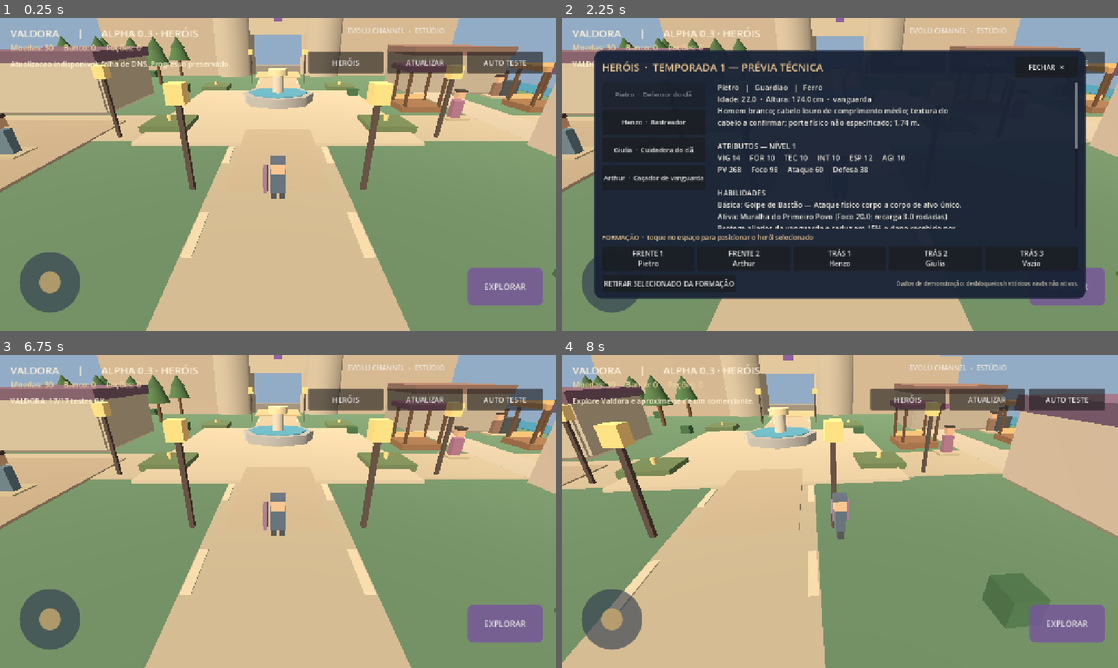
Above: before the commit, frames 1-4 (two rows, left to right).
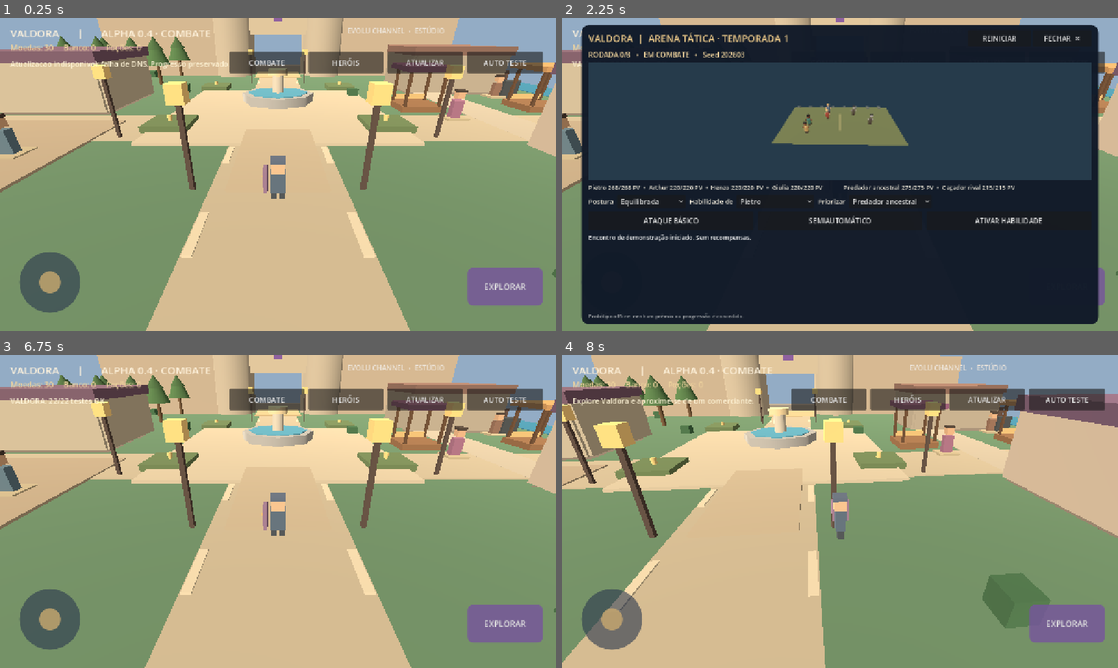
Above: after the commit, the same moments.

Repository: evoluagency/channel
Game: Godot game, scene res://scenes/Main.tscn
Two runs of this game, one before a commit and one after it. Both use one fixed random seed, a clock stepped at 60 frames per second and the inputs below.
Inputs (mouse positions are in pixels of both pictures, inside the frame that each line leads up to):
- Up to frame 1 (0.25 s): no input
- Up to frame 2 (2.25 s): click "AUTO TESTE" at 0.5 s; click "HERÓIS" at 1.25 s; click (828, 61) at 2 s, where only the run after the commit has a clickable "COMBATE"
- Up to frame 3 (6.75 s): click (439, 373) at 2.75 s, where only the run after the commit has a clickable "REINICIAR"; click (439, 373) at 3.5 s, where only the run after the commit has a clickable "REINICIAR"; click (439, 373) at 4.25 s, where only the run after the commit has a clickable "REINICIAR"; click "EXPLORAR" at 5 s; click "ATUALIZAR" at 5.75 s; click "FECHAR ✕" at 6.5 s
- Up to frame 4 (8 s): tap Enter at 7.25 s; move the mouse to (962, 495) at 7.27 s; hold D (channel_right) from 7.28 s (still down); tap E (channel_interact) at 7.35 s; click (962, 495) at 7.42 s

The runs differ from the first frame. In frame 1, 1.0% of the frame differs, in the area x 26-55%, y 2-18%; in frame 2, 36%, in the area x 3-97%, y 2-98%; in frame 3, 1.1%; in frame 4, 1.1%.

Commit message:
feat(valdora): connect arena to main game with 22 diagnostics and safe modal controls

Diff:
--- a/game/scripts/main.gd
+++ b/game/scripts/main.gd
@@ -10,6 +10,8 @@
 const INPUT_ACTIONS := preload("res://scripts/core/input_actions.gd")
 const HERO_SYSTEM := preload("res://scripts/heroes/hero_system.gd")
 const HERO_PANEL := preload("res://scripts/ui/hero_panel.gd")
+const COMBAT_ENGINE := preload("res://scripts/combat/pve_engine.gd")
+const COMBAT_ARENA := preload("res://scripts/combat/arena_panel.gd")
 # Habilitado explicitamente apenas na Alpha; desativar antes de publicar uma versao final.
 const ALPHA_DIAGNOSTICS_ENABLED := true
 const INITIAL_GOLD := 30
@@ -39,6 +41,7 @@
 var hero_catalog: Dictionary = {}
 var hero_state: Dictionary = {}
 var hero_panel: Control
+var combat_panel: Control
 
 func _ready() -> void:
     _setup_input()
@@ -343,7 +346,12 @@
     if Input.is_action_just_pressed("channel_interact"):
         _interact()
     if Input.is_key_pressed(KEY_ESCAPE) and game_paused_for_dialogue:
-        _close_dialogue()
+        if combat_panel != null and combat_panel.visible:
+            _close_combat()
+        elif hero_panel != null and hero_panel.visible:
+            _close_heroes()
+        else:
+            _close_dialogue()
 
 func _make_panel(color_hex: String, radius: int = 14) -> StyleBoxFlat:
     var style := StyleBoxFlat.new()
@@ -366,7 +374,7 @@
 
     var brand := Label.new()
     brand.name = "Marca"
-    brand.text = "VALDORA       |       ALPHA 0.3 · HERÓIS"
+    brand.text = "VALDORA       |       ALPHA 0.4 · COMBATE"
     brand.position = Vector2(24, 18)
     brand.add_theme_font_size_override("font_size", 24)
     brand.add_theme_color_override("font_color", Color("#fff3dd"))
@@ -467,7 +475,46 @@
     layer.add_child(hero_panel)
     hero_panel.visible = false
 
+    var combat_button := Button.new()
+    combat_button.name = "Abrir combate"
+    combat_button.text = "COMBATE"
+    combat_button.position = Vector2(viewport_size.x - 752, 78)
+    combat_button.size = Vector2(173, 49)
+    combat_button.add_theme_font_size_override("font_size", 17)
+    combat_button.pressed.connect(_open_combat)
+    layer.add_child(combat_button)
+
+    combat_panel = COMBAT_ARENA.new()
+    combat_panel.name = "Arena CP003"
+    combat_panel.configure(hero_catalog, hero_state)
+    combat_panel.close_requested.connect(_close_combat)
+    layer.add_child(combat_panel)
+    combat_panel.visible = false
+
+func _open_combat() -> void:
+    if combat_panel == null or hero_catalog.is_empty():
+        _notify("Arena de combate indisponível.")
+        return
+    if hero_panel != null and hero_panel.visible:
+        _close_heroes()
+    if dialogue_layer.visible:
+        _close_dialogue()
+    combat_panel.configure(hero_catalog, hero_state)
+    combat_panel.visible = true
+    game_paused_for_dialogue = true
+    joystick_touch_id = -1
+    mobile_axis = Vector2.ZERO
+
+func _close_combat() -> void:
+    if combat_panel != null:
+        combat_panel.visible = false
+    game_paused_for_dialogue = false
+    joystick_touch_id = -1
+    mobile_axis = Vector2.ZERO
+
 func _open_heroes() -> void:
+    if combat_panel != null and combat_panel.visible:
+        _close_combat()
     if hero_panel == null or hero_catalog.is_empty():
         _notify("Catálogo de heróis indisponível.")
         return
@@ -526,6 +573,15 @@
     results["cp002_painel"] = hero_panel != null and is_instance_valid(hero_panel)
     var pietro: Dictionary = HERO_SYSTEM.hero_by_id(hero_catalog, "hero_pietro_001")
     results["cp002_atributos"] = HERO_SYSTEM.derived_stats(pietro).get("HP", 0) == 268
+    # CP003-C: checagens isoladas, sem modificar dados econômicos ou saves.
+    results["cp003_motor"] = COMBAT_ENGINE.RULE_VERSION == 1
+    var battle: Dictionary = COMBAT_ENGINE.begin_battle(hero_catalog, HERO_SYSTEM.default_roster(), COMBAT_ARENA.default_enemies(), 31415)
+    results["cp003_inicio"] = bool(battle.get("ok", false)) and int(battle.get("round", -1)) == 0
+    var round_a: Dictionary = COMBAT_ENGINE.advance_round(battle)
+    var round_b: Dictionary = COMBAT_ENGINE.advance_round(battle)
+    results["cp003_rodada"] = bool(round_a.get("ok", false)) and int(round_a.get("round", -1)) == 1
+    results["cp003_repetibilidade"] = JSON.stringify(round_a) == JSON.stringify(round_b)
+    results["cp003_arena"] = combat_panel != null and is_instance_valid(combat_panel) and combat_panel.has_method("take_turn")
     var passed := 0
     for check in results.keys():
         if results[check]:
@@ -538,6 +594,8 @@
     print("[CHANNEL_DIAGNOSTIC] ", JSON.stringify({"success": success, "summary": summary, "checks": results}))
 
 func _input(event: InputEvent) -> void:
+    if combat_panel != null and combat_panel.visible:
+        return
     if hero_panel != null and hero_panel.visible:
         return
     if event is InputEventScreenTouch:
